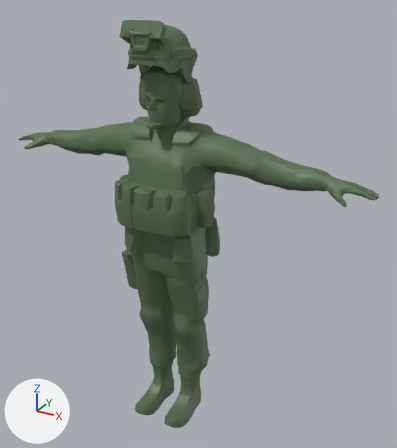
Renders of the glTF model content/art/models/soldier-helmet-combo.glb from each side of a commit.
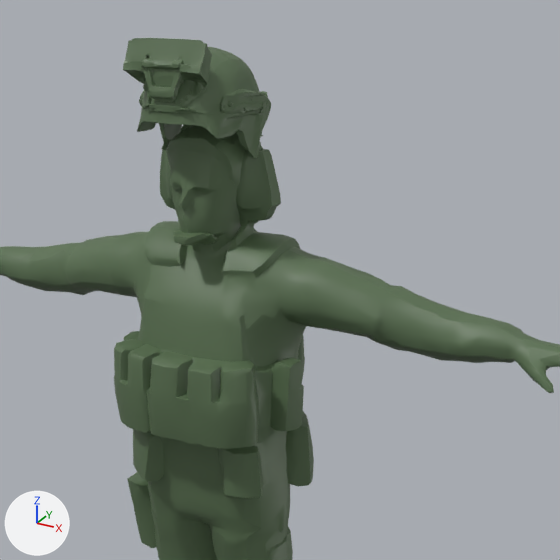
Each version appears first whole from a 50 mm camera at (0.686, -1.085, 0.658) aimed at (0.06, 0.051, 0.09), and next in a close-up on the part from 14% to 88% of the width and 0% to 66% of the height. Arrows for +X, +Y and +Z are at lower left; the lights stay in place. The older version's two pictures come first. Where no turn or scale is listed for an object, it has been applied to the vertices. Vertices at exactly the same position are counted once.

The first close-up shows 'geometry_0', 'geometry_0.001'.
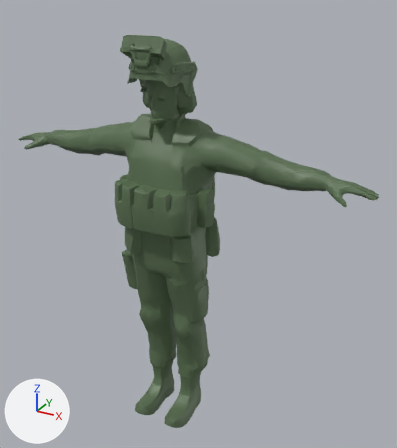
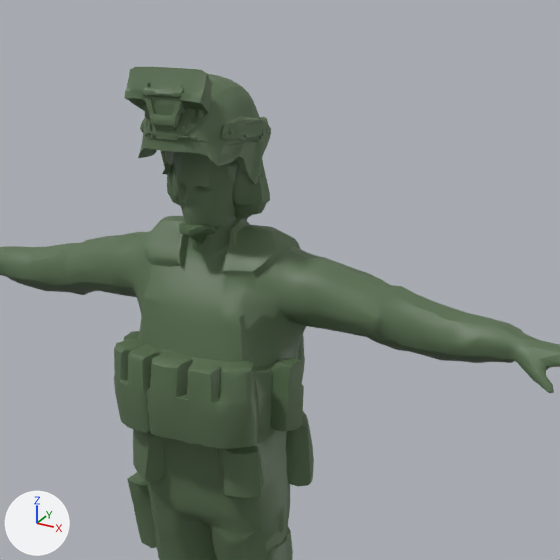
Commit message: Helmet lower, head smaller

Where the change shows, as pixel boxes (x1, y1, x2, y2) in the close-ups (560 x 560 px; the box of a moved part takes in the faces that stretch with it):
'geometry_0', reshaped
    before: (0, 125, 560, 560)
    after: (0, 152, 560, 560)
'geometry_0.001', moved
    before: (123, 38, 271, 158)
    after: (124, 67, 271, 184)
part 1 of me_geometry_0, moved or reshaped
    before: (147, 125, 294, 253)
    after: (147, 152, 294, 253)

The edits, one by one:
me_geometry_0 is used by ob_geometry_0; location (0.0, 0.0, 0.0).
me_geometry_0 had 3222 vertices, 6449 faces and spanned x -0.501..0.5, y -0.111..0.108, z -0.485..0.5.
me_geometry_0 now has 3222 vertices, 6449 faces and spans x -0.501..0.5, y -0.111..0.108, z -0.485..0.488.
me_geometry_0 part 1: 424 of the vertices in x -0.095..0.095, y -0.066..0.074, z 0.35..0.5 are scaled about their middle by 0.85, then moved by (0.0, -0.001, -0.001).
Object 'geometry_0.001' (ob_geometry_0_001) moves from (0.0, 0.0, 0.493) to (0.0, 0.0, 0.463).
